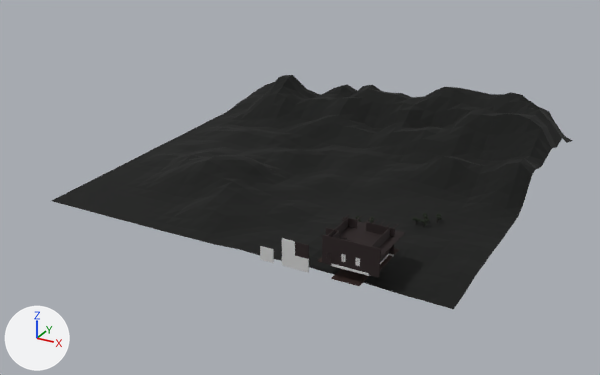
The COLLADA model assets/scene1.dae: old version first, new version second.
Camera for both pictures: a 50 mm lens placed at (61.1, -137.3, 77.9), pointed at (-31.1, 30.2, -5.9). Arrows for +X, +Y and +Z are at lower left; the lights stay in place. Where no turn or scale is listed for an object, it has been applied to the vertices.
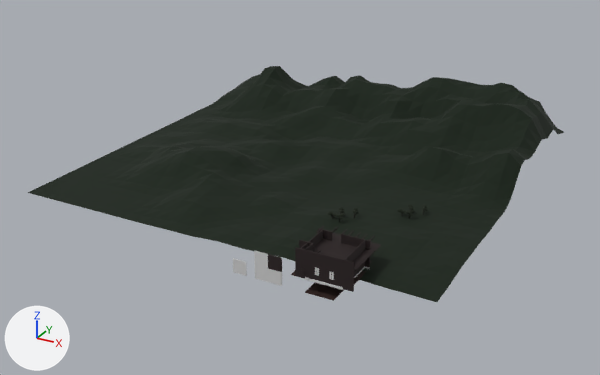
ob_room1 is not drawn itself; it is the parent of ob_cube_091, ob_cube_092, ob_cube_093, ob_cube_094, ob_cube_095, ob_cube_096, ob_cube_097, ob_cube_098.

Pixel boxes (x1, y1, x2, y2) of what changed, in the pictures (600 x 375 px):
```json
{"object": "Terrain_x0y1", "change": "moved", "before": [227, 163, 527, 309], "after": [206, 154, 516, 302]}
{"object": "Terrain_x1y1", "change": "moved", "before": [52, 137, 333, 247], "after": [28, 129, 319, 239]}
{"object": "Terrain_x0y0", "change": "moved", "before": [334, 87, 573, 191], "after": [320, 77, 564, 182]}
{"object": "Terrain_x1y0", "change": "moved", "before": [178, 75, 390, 163], "after": [161, 66, 379, 154]}
{"object": "Cube.027", "change": "moved", "before": [365, 260, 380, 277], "after": [338, 274, 354, 292]}
{"object": "Cube.004", "change": "moved", "before": [295, 242, 309, 259], "after": [268, 254, 282, 272]}
{"object": "Cube.001", "change": "moved", "before": [260, 246, 274, 263], "after": [233, 258, 247, 276]}
{"object": "Cube.005", "change": "moved", "before": [282, 238, 295, 255], "after": [254, 251, 268, 268]}
{"object": "Cube.002", "change": "moved", "before": [295, 256, 309, 272], "after": [268, 269, 282, 286]}
{"object": "Cube.031", "change": "moved", "before": [322, 249, 336, 265], "after": [295, 262, 310, 278]}
{"object": "Cube.003", "change": "moved", "before": [282, 252, 295, 269], "after": [255, 265, 268, 282]}
{"object": "Cube.006", "change": "moved", "before": [345, 275, 366, 286], "after": [319, 289, 341, 301]}
{"object": "Cube", "change": "moved", "before": [350, 256, 365, 272], "after": [324, 270, 339, 286]}
{"object": "Cube.014", "change": "moved", "before": [336, 252, 350, 268], "after": [310, 266, 324, 282]}
{"object": "Cube.007", "change": "moved", "before": [331, 271, 351, 282], "after": [305, 285, 326, 296]}
{"object": "Cube.102", "change": "moved", "before": [332, 264, 369, 276], "after": [305, 277, 343, 290]}
{"object": "Cube.009", "change": "moved", "before": [352, 272, 370, 279], "after": [327, 286, 344, 293]}
{"object": "Cube.008", "change": "moved", "before": [339, 269, 354, 275], "after": [313, 282, 329, 289]}
{"object": "Cube.096", "change": "moved", "before": [380, 254, 389, 264], "on screen": "not visible afterwards"}
{"object": "Cube.015", "change": "moved", "before": [318, 257, 322, 263], "after": [291, 271, 295, 276]}
```

Edits to the scene script, one JSON object a line:
```json
{"op": "set", "path": "ob_room1.location", "old": "(0.0, -11.0, -3.0)", "new": "(-2.0, -18.0, -3.0)"}
{"op": "set", "path": "ob_cube.location", "old": "(4.0, -11.0, 0.0)", "new": "(2.0, -18.0, 0.0)"}
{"op": "set", "path": "ob_cube_001.location", "old": "(-16.0, -11.0, -3.0)", "new": "(-18.0, -18.0, -3.0)"}
{"op": "set", "path": "ob_cube_002.location", "old": "(-8.0, -11.0, -3.0)", "new": "(-10.0, -18.0, -3.0)"}
{"op": "set", "path": "ob_cube_003.location", "old": "(-11.0, -11.0, -3.0)", "new": "(-13.0, -18.0, -3.0)"}
{"op": "set", "path": "ob_cube_004.location", "old": "(-8.0, -11.0, 0.0)", "new": "(-10.0, -18.0, 0.0)"}
{"op": "set", "path": "ob_cube_005.location", "old": "(-11.0, -11.0, 0.0)", "new": "(-13.0, -18.0, 0.0)"}
{"op": "set", "path": "ob_cube_006.location", "old": "(3.0, -11.0, -3.0)", "new": "(1.0, -18.0, -3.0)"}
{"op": "set", "path": "ob_cube_007.location", "old": "(0.0, -11.0, -3.0)", "new": "(-2.0, -18.0, -3.0)"}
{"op": "set", "path": "ob_cube_008.location", "old": "(0.0, -8.0, -3.0)", "new": "(-2.0, -15.0, -3.0)"}
{"op": "set", "path": "ob_cube_009.location", "old": "(3.0, -8.0, -3.0)", "new": "(1.0, -15.0, -3.0)"}
{"op": "set", "path": "ob_cube_014.location", "old": "(1.0, -11.0, 0.0)", "new": "(-1.0, -18.0, 0.0)"}
{"op": "set", "path": "ob_cube_015.location", "old": "(-3.0, -11.0, 0.0)", "new": "(-5.0, -18.0, 0.0)"}
{"op": "set", "path": "ob_cube_027.location", "old": "(7.0, -11.0, 0.0)", "new": "(5.0, -18.0, 0.0)"}
{"op": "set", "path": "ob_cube_028.location", "old": "(6.0, -11.0, 0.0)", "new": "(4.0, -18.0, 0.0)"}
{"op": "set", "path": "ob_cube_031.location", "old": "(-2.0, -11.0, 0.0)", "new": "(-4.0, -18.0, 0.0)"}
{"op": "set", "path": "ob_terrain_x0y0.location", "old": "(22.3, 92.0, -4.5)", "new": "(20.8, 86.7, -0.6)"}
{"op": "set", "path": "ob_terrain_x1y0.location", "old": "(-27.7, 92.0, -4.5)", "new": "(-29.2, 86.7, -0.6)"}
{"op": "set", "path": "ob_terrain_x0y1.location", "old": "(22.3, 42.0, -4.5)", "new": "(20.8, 36.7, -0.6)"}
{"op": "set", "path": "ob_terrain_x1y1.location", "old": "(-27.7, 42.0, -4.5)", "new": "(-29.2, 36.7, -0.6)"}
```
